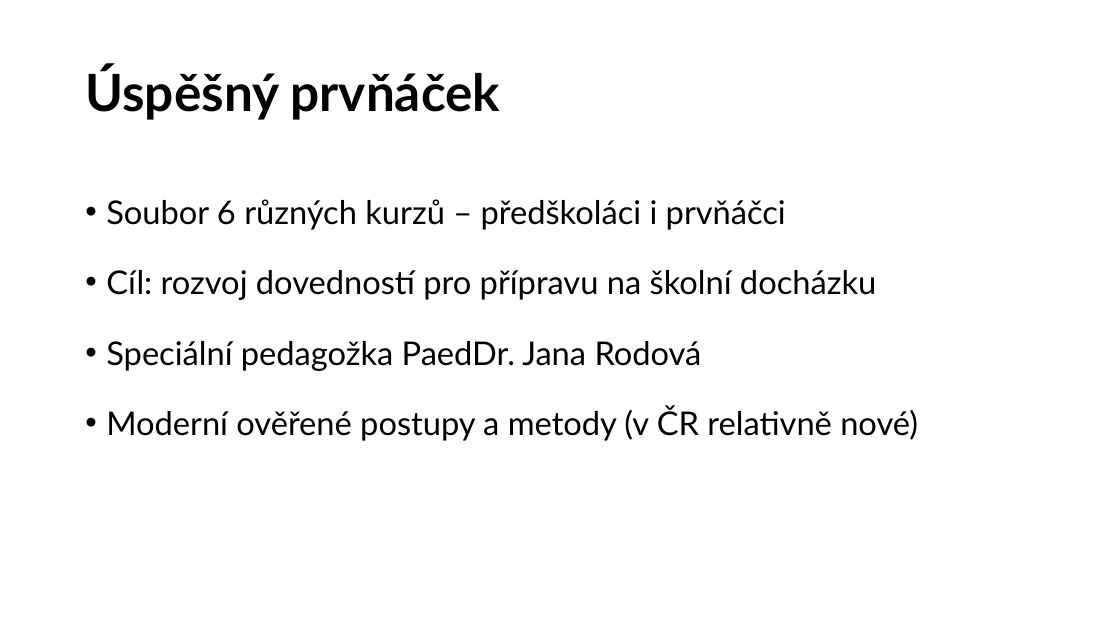
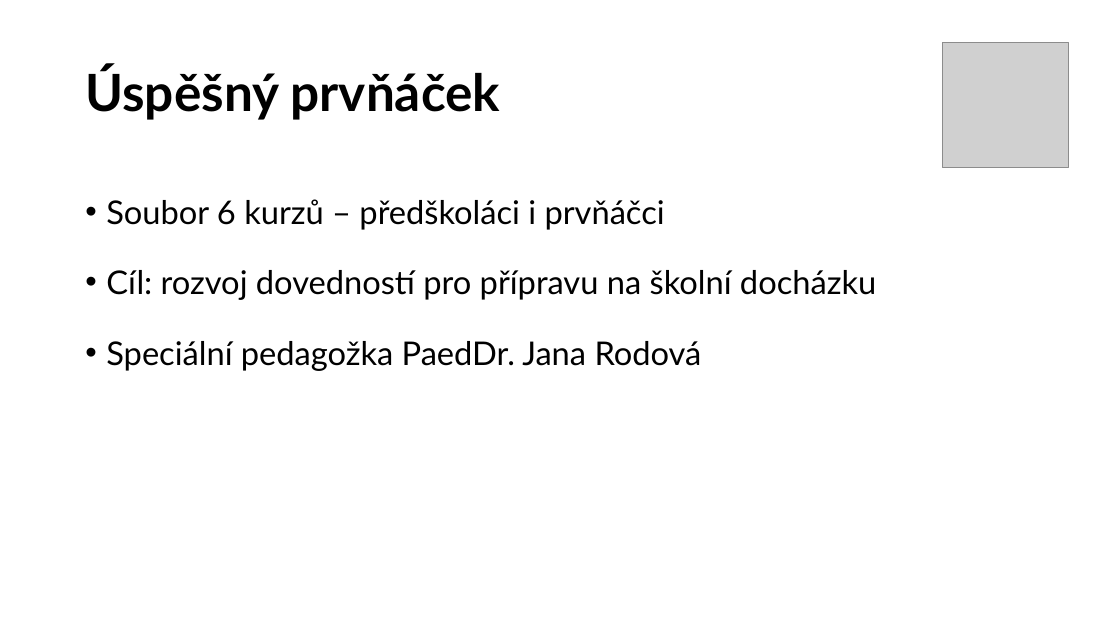
Before and after one commit to rodlukas/bachelors-thesis, a slide deck: slide 2 of prezentace/BP_prezentace.pptx. Drawn at 1120x630 pixels with LibreOffice and Linux fonts; fonts in the diff are those of the drawing; grey boxes stand for pictures. Boxes give left, top, right and bottom in pixels: in the first picture for what was removed or moved away, otherwise in the second. Text is boxed around its words. In the diff, an @@ line names an element or a change of style, - is before the commit and + after.

```diff
--- a/prezentace/BP_prezentace.pptx
+++ b/prezentace/BP_prezentace.pptx
@@ picture added at [943,42,1069,168] @@
@@ text at [106,199,665,230]: text changed @@
-• Soubor 6 různých kurzů – předškoláci i prvňáčci
+• Soubor 6 kurzů – předškoláci i prvňáčci
@@ text at [106,406,918,441]: paragraph removed @@
-• Moderní ověřené postupy a metody (v ČR relativně nové)
```
Also in this commit, not shown: 1 other slide changed, 1 other file.
